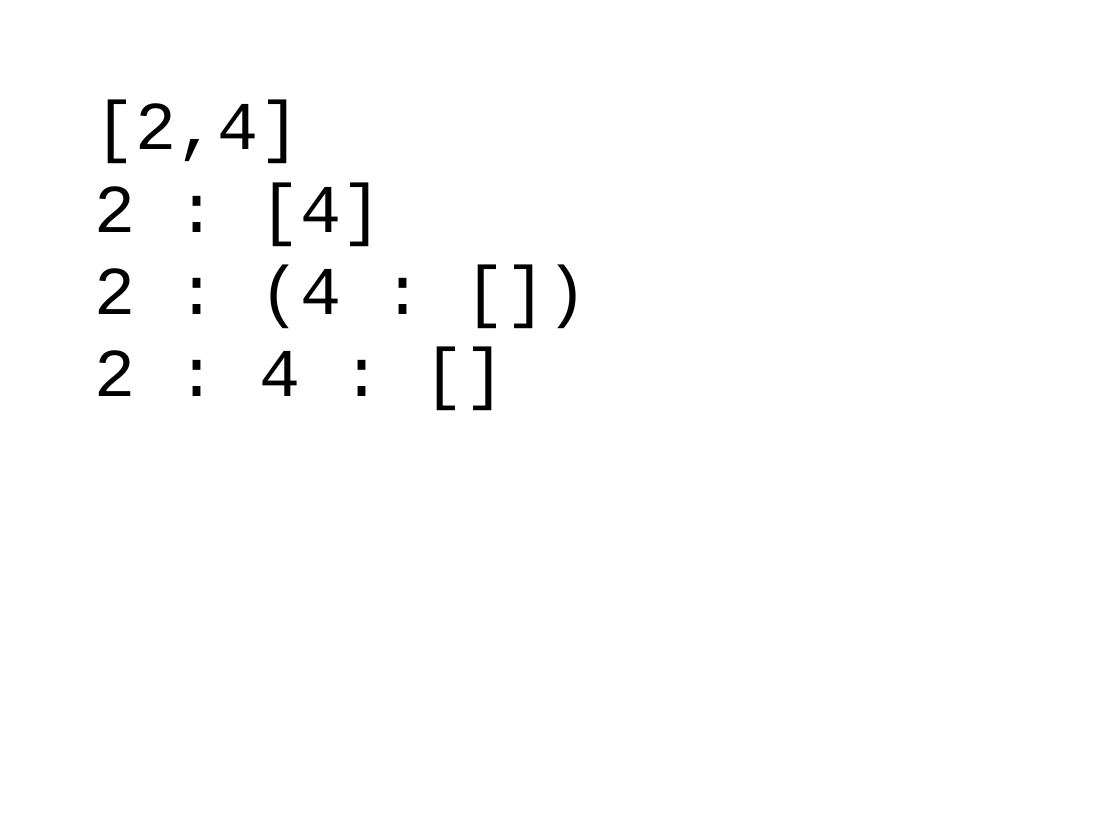
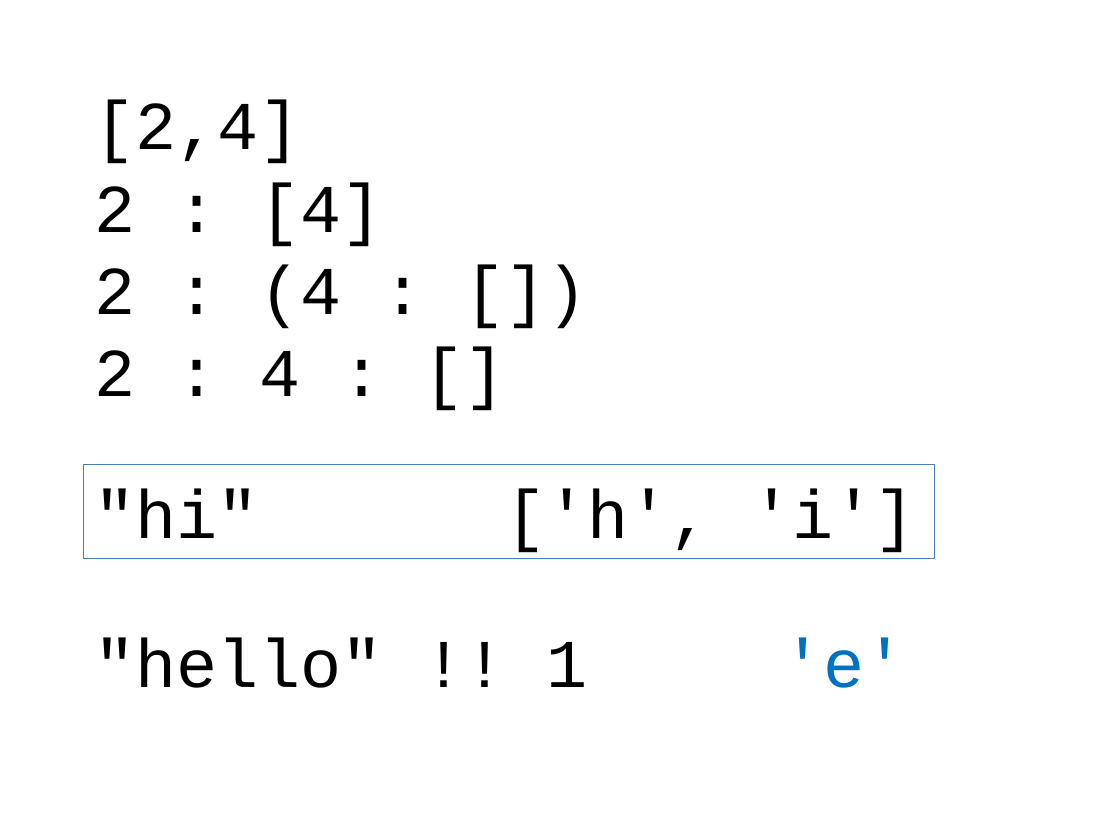
Before and after one commit to dominicprior/beginning-haskell-course, a slide deck: slide 13 of beginning-haskell.pptx. Drawn at 1120x840 pixels with LibreOffice and Linux fonts; fonts in the diff are those of the drawing. Boxes give left, top, right and bottom in pixels: in the first picture for what was removed or moved away, otherwise in the second. Text is boxed around its words. In the diff, an @@ line names an element or a change of style, - is before the commit and + after.

```diff
--- a/beginning-haskell.pptx
+++ b/beginning-haskell.pptx
@@ rectangle added at (84, 464, 935, 558), outline #4B7EBC 0.75 pt, 44 pt, text #000000 @@
+"hi" ['h', 'i']
@@ text added at (95, 638, 587, 688), 44 pt, text #000000 @@
+"hello" !! 1
@@ text added at (783, 638, 906, 688), 44 pt, text #0070C0 @@
+'e'
```
Also in this commit, not shown: 3 other slides changed, 4 slides added.
